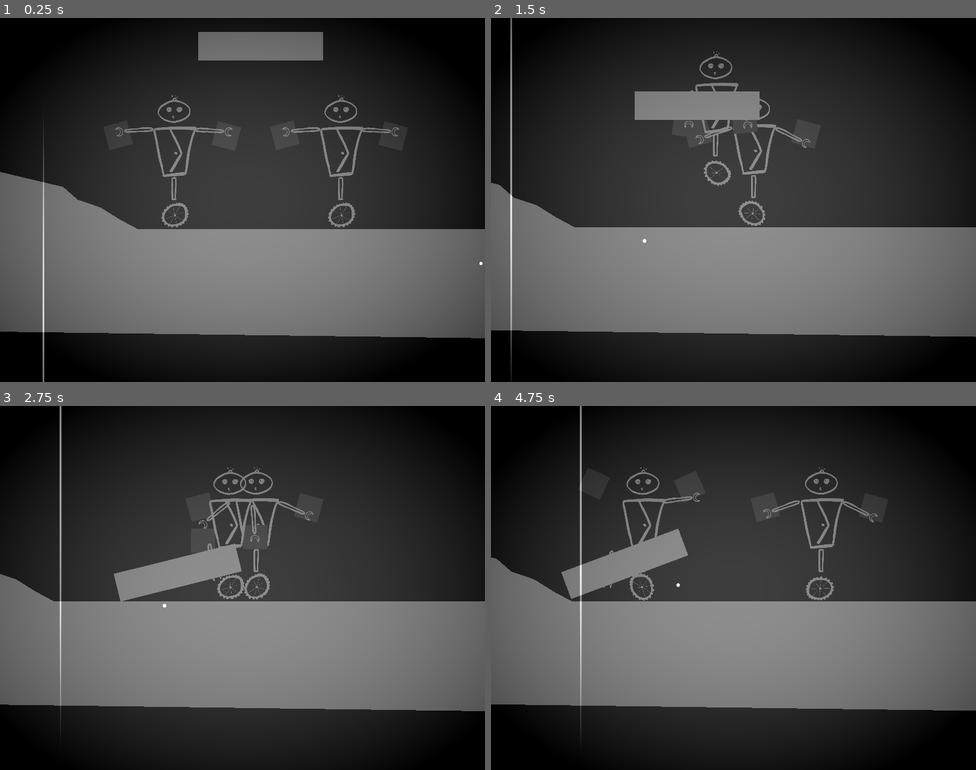
Above: before the commit, frames 1-4 (two rows, left to right).
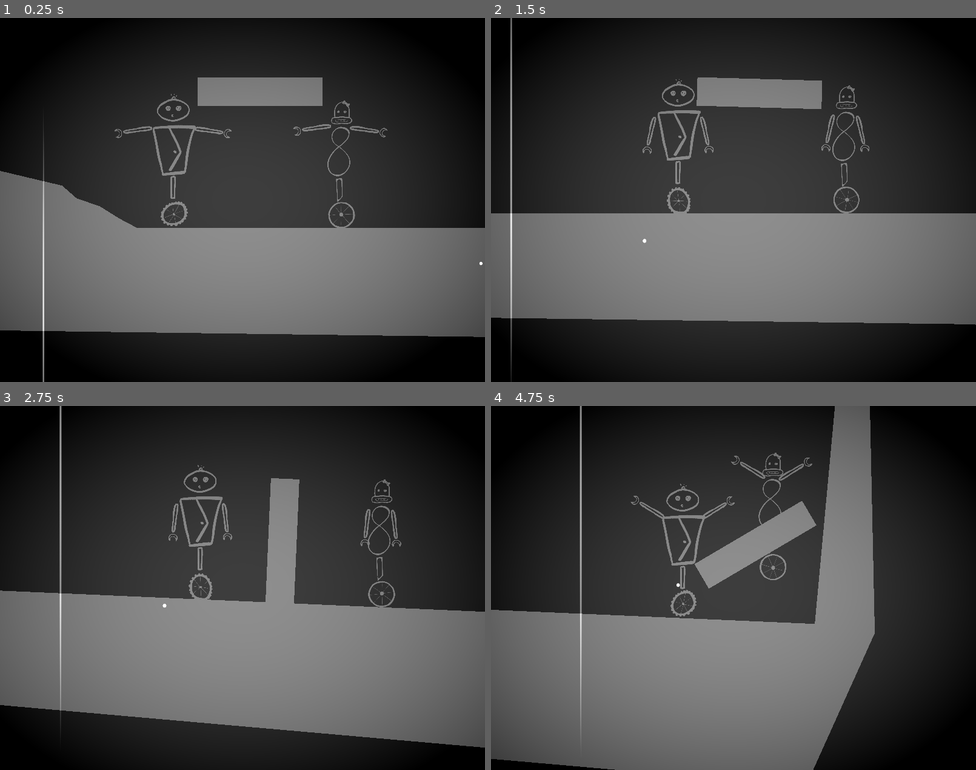
Above: after the commit, the same moments.

Repository: tombuben/KrehkeRobotickeSpoje
Game: Godot game, scene res://level_1.tscn
Two runs of this game, one before a commit and one after it. Both use one fixed random seed, a clock stepped at 60 frames per second and the inputs below.
Inputs:
- Up to frame 1 (0.25 s): no input
- Up to frame 2 (1.5 s): hold D (Player1Right) 0.53-1.28 s; tap J (Player2Left) at 0.6 s; hold S (Player1Down) from 1.28 s (still down); tap L (Player2Right) at 1.35 s
- Up to frame 3 (2.75 s): release S (Player1Down) at 2.03 s; hold D (Player1Right) from 2.03 s (still down); tap J (Player2Left) at 2.1 s
- Up to frame 4 (4.75 s): release D (Player1Right) at 2.78 s; hold W (Player1Up) 2.78-3.53 s; tap L (Player2Right) at 2.85, 4.35 s; hold A (Player1Left) from 3.53 s (still down); tap J (Player2Left) at 3.6 s

The runs differ from the first frame. In frame 1, 6.2% of the frame differs, in the area x 0-100%, y 3-88%; in frame 2, 12%; in frame 3, 12%; in frame 4, 33%, in the area x 0-100%, y 0-100%.

Commit message:
no nejak to jezdi

Diff:
--- /dev/null
+++ b/Friction.gd
@@ -0,0 +1,23 @@
+extends Node2D
+
+@export var first : Node2D
+@export var second : Node2D
+
+
+var body : RigidBody2D
+
+# Called when the node enters the scene tree for the first time.
+func _ready():
+	body = get_parent() as RigidBody2D
+
+
+# Called every frame. 'delta' is the elapsed time since the previous frame.
+func _process(delta):
+	pass
+
+
+func _physics_process(delta):
+	var avgVelocity = (first.get_velocity() + second.get_velocity())/2
+	var diffVecloty = avgVelocity - body.linear_velocity
+	var gravityVec = Vector2(0,40000)
+	body.apply_force(diffVecloty*500 + gravityVec)
--- a/level_1.tscn
+++ b/level_1.tscn
@@ -1,16 +1,18 @@
-[gd_scene load_steps=7 format=3 uid="uid://bengtiruay3eo"]
+[gd_scene load_steps=9 format=3 uid="uid://bengtiruay3eo"]
 
 [ext_resource type="PackedScene" uid="uid://d2myyy2dlm4ti" path="res://pandulak.tscn" id="1_1j5ko"]
 [ext_resource type="Script" path="res://CameraCenterer.gd" id="2_r8wdn"]
 [ext_resource type="Shader" path="res://old_movie.gdshader" id="3_fspt7"]
+[ext_resource type="Script" path="res://Friction.gd" id="4_uuuov"]
+[ext_resource type="PackedScene" uid="uid://fr2gabw8cqso" path="res://ona.tscn" id="5_qh2jo"]
 
 [sub_resource type="ShaderMaterial" id="ShaderMaterial_fugcv"]
 shader = ExtResource("3_fspt7")
 shader_parameter/projector_power = 0.497
 shader_parameter/vignette_param = 2.55
 
-[sub_resource type="PhysicsMaterial" id="PhysicsMaterial_ryg5d"]
-rough = true
+[sub_resource type="PhysicsMaterial" id="PhysicsMaterial_1c1xu"]
+friction = 0.0
 
 [sub_resource type="RectangleShape2D" id="RectangleShape2D_eqhxj"]
 size = Vector2(49.5146, 46)
@@ -26,18 +28,17 @@
 [node name="Polygon2D" type="Polygon2D" parent="StaticBody2D"]
 polygon = PackedVector2Array(138, 436, -508, 322, -621, -388, 66, -414, 89, 152, 319, 171, 441, 200, 465, 221, 503, 234, 535, 254, 565.057, 270, 1444, 270, 3324, 352, 3404, -512, 3423, 367, 3309, 620, 1408, 453)
 
-[node name="pandulak" parent="." instance=ExtResource("1_1j5ko")]
-position = Vector2(949, 440)
-player = 2
+[node name="sisoun" parent="." instance=ExtResource("1_1j5ko")]
+position = Vector2(674, 440)
 
-[node name="pandulak2" parent="." instance=ExtResource("1_1j5ko")]
-position = Vector2(674, 440)
+[node name="ona" parent="." instance=ExtResource("5_qh2jo")]
+position = Vector2(952, 446)
 
 [node name="CameraCenterer" type="Node2D" parent="." node_paths=PackedStringArray("pos1", "pos2")]
 position = Vector2(434, 168)
 script = ExtResource("2_r8wdn")
-pos1 = NodePath("../pandulak")
-pos2 = NodePath("../pandulak2")
+pos1 = NodePath("../ona")
+pos2 = NodePath("../sisoun")
 
 [node name="CharactersCamera" type="Camera2D" parent="CameraCenterer"]
 position_smoothing_enabled = true
@@ -54,10 +55,16 @@
 grow_vertical = 2
 
 [node name="Krabice" type="RigidBody2D" parent="."]
-position = Vector2(817, 178)
-mass = 0.01
-physics_material_override = SubResource("PhysicsMaterial_ryg5d")
-gravity_scale = 0.1
+position = Vector2(817, 220)
+collision_layer = 7
+collision_mask = 7
+mass = 5.0
+physics_material_override = SubResource("PhysicsMaterial_1c1xu")
+
+[node name="Node2D" type="Node2D" parent="Krabice" node_paths=PackedStringArray("first", "second")]
+script = ExtResource("4_uuuov")
+first = NodePath("../../ona")
+second = NodePath("../../sisoun")
 
 [node name="CollisionShape2D" type="CollisionShape2D" parent="Krabice"]
 scale = Vector2(4.12, 1)
--- a/ona.tscn
+++ b/ona.tscn
@@ -1,10 +1,8 @@
-[gd_scene load_steps=9 format=3 uid="uid://fr2gabw8cqso"]
+[gd_scene load_steps=7 format=3 uid="uid://fr2gabw8cqso"]
 
 [ext_resource type="PackedScene" uid="uid://d2myyy2dlm4ti" path="res://pandulak.tscn" id="1_tw3rc"]
 [ext_resource type="Texture2D" uid="uid://cna2ryes1bw81" path="res://art/ona/ona.jpg" id="2_tak5e"]
 [ext_resource type="Texture2D" uid="uid://p1sbcuoqfn75" path="res://art/ona/onakolo.png" id="3_g6j1w"]
-[ext_resource type="Texture2D" uid="uid://b4a0jgsgdndjs" path="res://art/ona/onaruka.png" id="4_yhfi3"]
-[ext_resource type="Texture2D" uid="uid://bopokpmxfmo11" path="res://art/ona/onapacka.png" id="5_evy8g"]
 [ext_resource type="Texture2D" uid="uid://cthr2qd7e12vc" path="res://art/ona/onatelo.png" id="6_do7r3"]
 [ext_resource type="Texture2D" uid="uid://ceptg82arg2hg" path="res://art/ona/onahlava.png" id="7_vtr4a"]
 [ext_resource type="Texture2D" uid="uid://c0lwgq4gj68is" path="res://art/ona/onanoha.png" id="8_qqbtc"]
@@ -24,60 +22,14 @@
 [node name="rameno" parent="telo/rukaLeva" index="0"]
 position = Vector2(12, -9)
 
-[node name="StaticBody2D" parent="telo/rukaLeva/rameno" index="0"]
+[node name="StaticBody2D" parent="telo/rukaLeva/rameno" index="1"]
 position = Vector2(25, 35)
-
-[node name="RigidBody2D" parent="telo/rukaLeva" index="1"]
-position = Vector2(12, -9)
-
-[node name="CollisionShape2D" parent="telo/rukaLeva/RigidBody2D" index="0"]
-position = Vector2(22, 34)
-
-[node name="Sisoun-ruka-leva" parent="telo/rukaLeva/RigidBody2D" index="1"]
-position = Vector2(14, 13)
-scale = Vector2(0.109832, -0.109832)
-texture = ExtResource("4_yhfi3")
-flip_h = true
-
-[node name="sisoun-packa-prava" parent="telo/rukaLeva/RigidBody2D/Sisoun-ruka-leva" index="0"]
-position = Vector2(-71.2007, 189.564)
-scale = Vector2(-1.04427, 1.04427)
-texture = ExtResource("5_evy8g")
-
-[node name="DampedSpringJoint2D" parent="telo/rukaLeva/RigidBody2D" index="2"]
-position = Vector2(19.7531, 35.083)
-
-[node name="PinJoint2D" parent="telo/rukaLeva" index="2"]
-position = Vector2(14, -9)
 
 [node name="rameno" parent="telo/rukaPrava" index="0"]
 position = Vector2(-15, -11)
 
-[node name="StaticBody2D" parent="telo/rukaPrava/rameno" index="0"]
+[node name="StaticBody2D" parent="telo/rukaPrava/rameno" index="1"]
 position = Vector2(-19, 35)
-
-[node name="RigidBody2D" parent="telo/rukaPrava" index="1"]
-position = Vector2(-16, -10)
-
-[node name="CollisionShape2D" parent="telo/rukaPrava/RigidBody2D" index="0"]
-position = Vector2(-19, 35)
-
-[node name="Sisoun-ruka-prava" parent="telo/rukaPrava/RigidBody2D" index="1"]
-position = Vector2(-13, 13)
-scale = Vector2(0.118769, 0.118769)
-texture = ExtResource("4_yhfi3")
-flip_h = true
-
-[node name="sisoun-packa-prava" parent="telo/rukaPrava/RigidBody2D/Sisoun-ruka-prava" index="0"]
-position = Vector2(-42.0984, 176.813)
-texture = ExtResource("5_evy8g")
-flip_h = true
-
-[node name="DampedSpringJoint2D" parent="telo/rukaPrava/RigidBody2D" index="2"]
-position = Vector2(-21.1673, 32.6335)
-
-[node name="PinJoint2D" parent="telo/rukaPrava" index="2"]
-position = Vector2(-18, -11)
 
 [node name="Sisoun-telo" parent="telo" index="3"]
 position = Vector2(-4, 22)
--- a/pandulak.tscn
+++ b/pandulak.tscn
@@ -18,15 +18,14 @@
 [sub_resource type="CircleShape2D" id="CircleShape2D_k35wg"]
 radius = 80.0
 
-[sub_resource type="CircleShape2D" id="CircleShape2D_hj8ou"]
+[sub_resource type="PhysicsMaterial" id="PhysicsMaterial_sho4d"]
+friction = 0.0
 
-[sub_resource type="PhysicsMaterial" id="PhysicsMaterial_c733y"]
-rough = true
+[sub_resource type="CapsuleShape2D" id="CapsuleShape2D_bu3hi"]
+height = 75.0
 
-[sub_resource type="CircleShape2D" id="CircleShape2D_m6sau"]
-
-[sub_resource type="PhysicsMaterial" id="PhysicsMaterial_0qe4y"]
-rough = true
+[sub_resource type="PhysicsMaterial" id="PhysicsMaterial_d4pw8"]
+friction = 0.0
 
 [sub_resource type="CapsuleShape2D" id="CapsuleShape2D_eivqm"]
 height = 83.27
@@ -77,59 +76,25 @@
 position = Vector2(33, -7)
 rotation = -1.309
 
-[node name="StaticBody2D" type="StaticBody2D" parent="telo/rukaLeva/rameno"]
-position = Vector2(9, 53)
-collision_layer = 0
-collision_mask = 0
-
-[node name="CollisionShape2D" type="CollisionShape2D" parent="telo/rukaLeva/rameno/StaticBody2D"]
-shape = SubResource("CircleShape2D_hj8ou")
-
-[node name="ColorRect" type="ColorRect" parent="telo/rukaLeva/rameno/StaticBody2D/CollisionShape2D"]
-anchors_preset = 8
-anchor_left = 0.5
-anchor_top = 0.5
-anchor_right = 0.5
-anchor_bottom = 0.5
-offset_left = -20.0
-offset_top = -20.0
-offset_right = 20.0
-offset_bottom = 20.0
-grow_horizontal = 2
-grow_vertical = 2
-color = Color(1, 0.227451, 0, 1)
-
-[node name="RigidBody2D" type="RigidBody2D" parent="telo/rukaLeva"]
-position = Vector2(33, -8)
-rotation = -1.309
-collision_layer = 2
-physics_material_override = SubResource("PhysicsMaterial_c733y")
-
-[node name="CollisionShape2D" type="CollisionShape2D" parent="telo/rukaLeva/RigidBody2D"]
-position = Vector2(9, 53)
-shape = SubResource("CircleShape2D_m6sau")
-
-[node name="Sisoun-ruka-leva" type="Sprite2D" parent="telo/rukaLeva/RigidBody2D"]
-position = Vector2(6.99999, 26)
+[node name="Sisoun-ruka-leva" type="Sprite2D" parent="telo/rukaLeva/rameno"]
+position = Vector2(7.96591, 25.7412)
 rotation = 3.14159
 scale = Vector2(0.1, -0.1)
 texture = ExtResource("8_o1u8b")
 
-[node name="sisoun-packa-prava" type="Sprite2D" parent="telo/rukaLeva/RigidBody2D/Sisoun-ruka-leva"]
+[node name="sisoun-packa-prava" type="Sprite2D" parent="telo/rukaLeva/rameno/Sisoun-ruka-leva"]
 position = Vector2(-40, 300)
 scale = Vector2(-1, 1)
 texture = ExtResource("9_v4twp")
 
-[node name="PinJoint2D" type="PinJoint2D" parent="telo/rukaLeva"]
-position = Vector2(33, -8)
-node_a = NodePath("../RigidBody2D")
-node_b = NodePath("../..")
+[node name="StaticBody2D" type="StaticBody2D" parent="telo/rukaLeva/rameno"]
+position = Vector2(9, 53)
+collision_layer = 2
+physics_material_override = SubResource("PhysicsMaterial_sho4d")
 
-[node name="DampedSpringJoint2D" type="DampedSpringJoint2D" parent="telo/rukaLeva"]
-position = Vector2(87.4894, -2.71727)
-node_a = NodePath("../rameno/StaticBody2D")
-node_b = NodePath("../RigidBody2D")
-stiffness = 64.0
+[node name="CollisionShape2D" type="CollisionShape2D" parent="telo/rukaLeva/rameno/StaticBody2D"]
+position = Vector2(1.52721, -27.6421)
+shape = SubResource("CapsuleShape2D_bu3hi")
 
 [node name="rukaPrava" type="Node2D" parent="telo"]
 script = ExtResource("5_hgmqo")
@@ -138,58 +103,23 @@
 position = Vector2(-32, -7)
 rotation = 1.309
 
-[node name="StaticBody2D" type="StaticBody2D" parent="telo/rukaPrava/rameno"]
-position = Vector2(-12, 59)
-collision_layer = 0
-collision_mask = 0
-
-[node name="CollisionShape2D" type="CollisionShape2D" parent="telo/rukaPrava/rameno/StaticBody2D"]
-shape = SubResource("CircleShape2D_hj8ou")
-
-[node name="ColorRect" type="ColorRect" parent="telo/rukaPrava/rameno/StaticBody2D/CollisionShape2D"]
-anchors_preset = 8
-anchor_left = 0.5
-anchor_top = 0.5
-anchor_right = 0.5
-anchor_bottom = 0.5
-offset_left = -20.0
-offset_top = -20.0
-offset_right = 20.0
-offset_bottom = 20.0
-grow_horizontal = 2
-grow_vertical = 2
-color = Color(1, 0.227451, 0, 1)
-
-[node name="RigidBody2D" type="RigidBody2D" parent="telo/rukaPrava"]
-position = Vector2(-32, -7)
-rotation = 1.309
-collision_layer = 2
-physics_material_override = SubResource("PhysicsMaterial_0qe4y")
-
-[node name="CollisionShape2D" type="CollisionShape2D" parent="telo/rukaPrava/RigidBody2D"]
-position = Vector2(-12, 59)
-shape = SubResource("CircleShape2D_m6sau")
-
-[node name="Sisoun-ruka-prava" type="Sprite2D" parent="telo/rukaPrava/RigidBody2D"]
+[node name="Sisoun-ruka-prava" type="Sprite2D" parent="telo/rukaPrava/rameno"]
 position = Vector2(-9, 26)
 scale = Vector2(0.1, 0.1)
 texture = ExtResource("8_o1u8b")
 
-[node name="sisoun-packa-prava" type="Sprite2D" parent="telo/rukaPrava/RigidBody2D/Sisoun-ruka-prava"]
+[node name="sisoun-packa-prava" type="Sprite2D" parent="telo/rukaPrava/rameno/Sisoun-ruka-prava"]
 position = Vector2(-39.9999, 310)
 texture = ExtResource("9_v4twp")
 
-[node name="PinJoint2D" type="PinJoint2D" parent="telo/rukaPrava"]
-position = Vector2(-32, -7)
-node_a = NodePath("../RigidBody2D")
-node_b = NodePath("../..")
+[node name="StaticBody2D" type="StaticBody2D" parent="telo/rukaPrava/rameno"]
+position = Vector2(-12, 59)
+collision_layer = 2
+physics_material_override = SubResource("PhysicsMaterial_d4pw8")
 
-[node name="DampedSpringJoint2D" type="DampedSpringJoint2D" parent="telo/rukaPrava"]
-position = Vector2(-92.3543, -4.2869)
-node_a = NodePath("../rameno/StaticBody2D")
-node_b = NodePath("../RigidBody2D")
-bias = 0.9
-stiffness = 64.0
+[node name="CollisionShape2D" type="CollisionShape2D" parent="telo/rukaPrava/rameno/StaticBody2D"]
+position = Vector2(1.52721, -27.6421)
+shape = SubResource("CapsuleShape2D_bu3hi")
 
 [node name="CollisionShape2D" type="CollisionShape2D" parent="telo"]
 position = Vector2(1, 47)
--- a/pandulak_script.gd
+++ b/pandulak_script.gd
@@ -5,7 +5,9 @@
 @export var prava_ruka : bool = true;
 @export var speed_multiplier : float = 100
 
+@onready var telo : RigidBody2D = $telo
 var kolecko : Node2D
+
 
 # Called when the node enters the scene tree for the first time.
 func _ready():
@@ -16,3 +18,6 @@
 
 func get_kolo_position():
 	return kolecko.global_position
+
+func get_velocity():
+	return telo.linear_velocity
Not shown: 1 places in pandulak.tscn that only renumber resources
